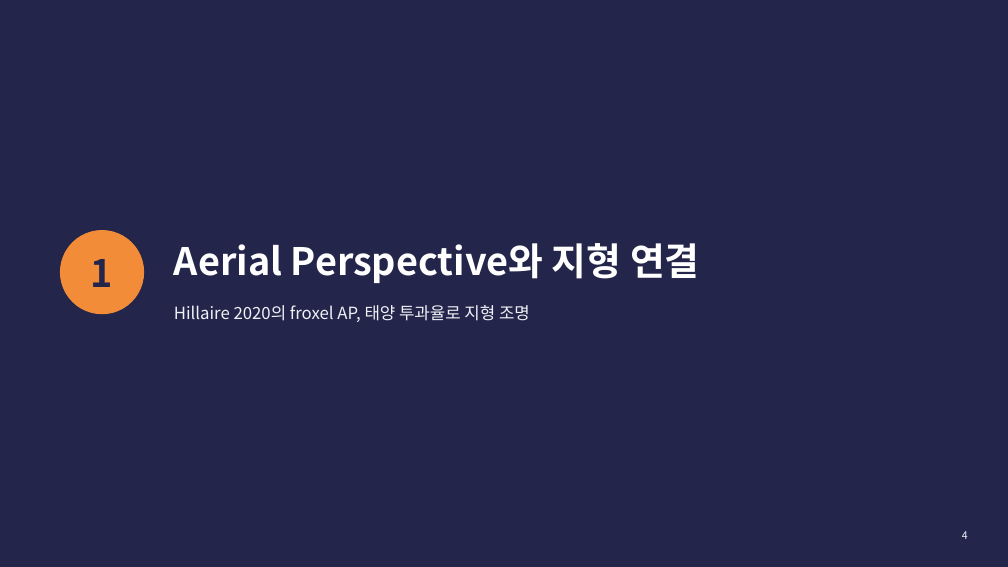
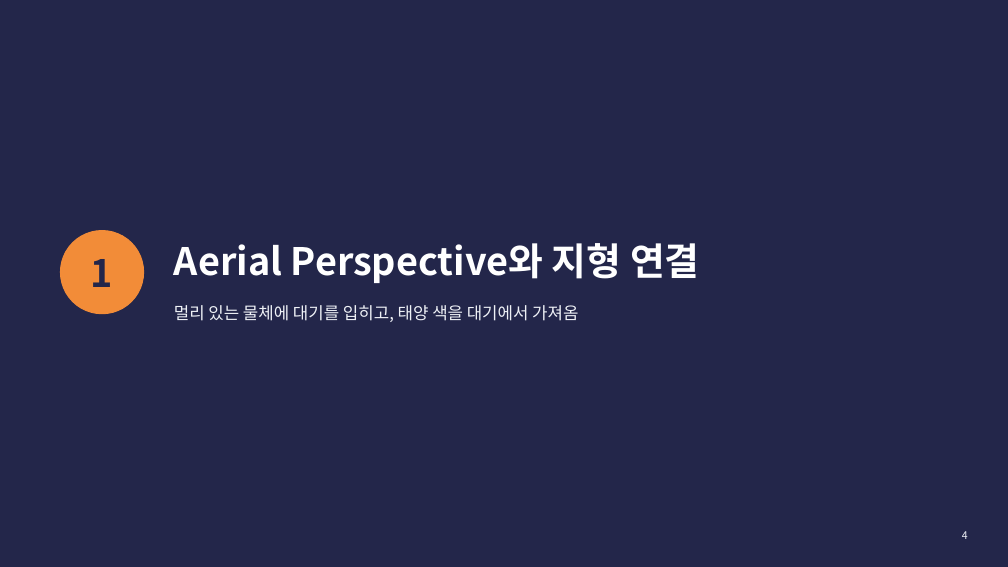
Before and after one commit to jcmeve/DirectX-Graphics-Samples, a slide deck: slide 4 of Interactive Raymarching Cloud_3.pptx. Drawn at 1008x567 pixels with LibreOffice and Linux fonts; fonts in the diff are those of the drawing. Boxes give left, top, right and bottom in pixels: in the first picture for what was removed or moved away, otherwise in the second. Text is boxed around its words. In the diff, an @@ line names an element or a change of style, - is before the commit and + after.

```diff
--- a/Interactive Raymarching Cloud_3.pptx
+++ b/Interactive Raymarching Cloud_3.pptx
@@ text at [174,305,578,322]: text changed @@
-Hillaire 2020의 froxel AP, 태양 투과율로 지형 조명
+멀리 있는 물체에 대기를 입히고, 태양 색을 대기에서 가져옴
```
Also in this commit, not shown: 21 other slides changed, 1 slide added, 5 slides removed.
